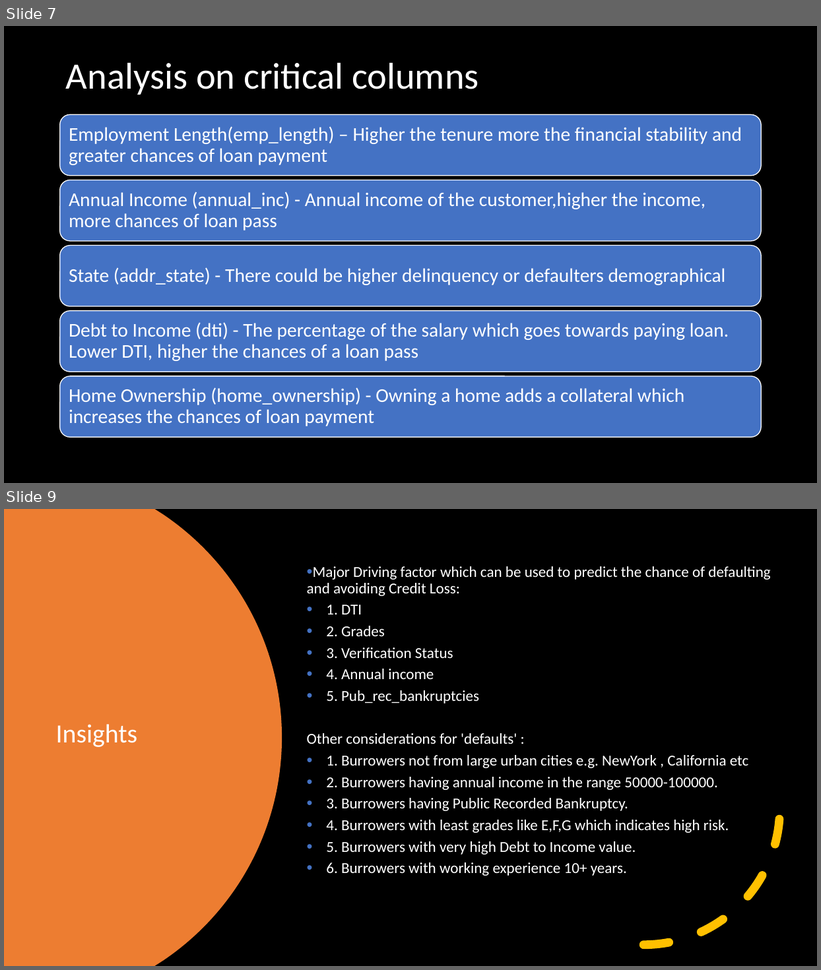
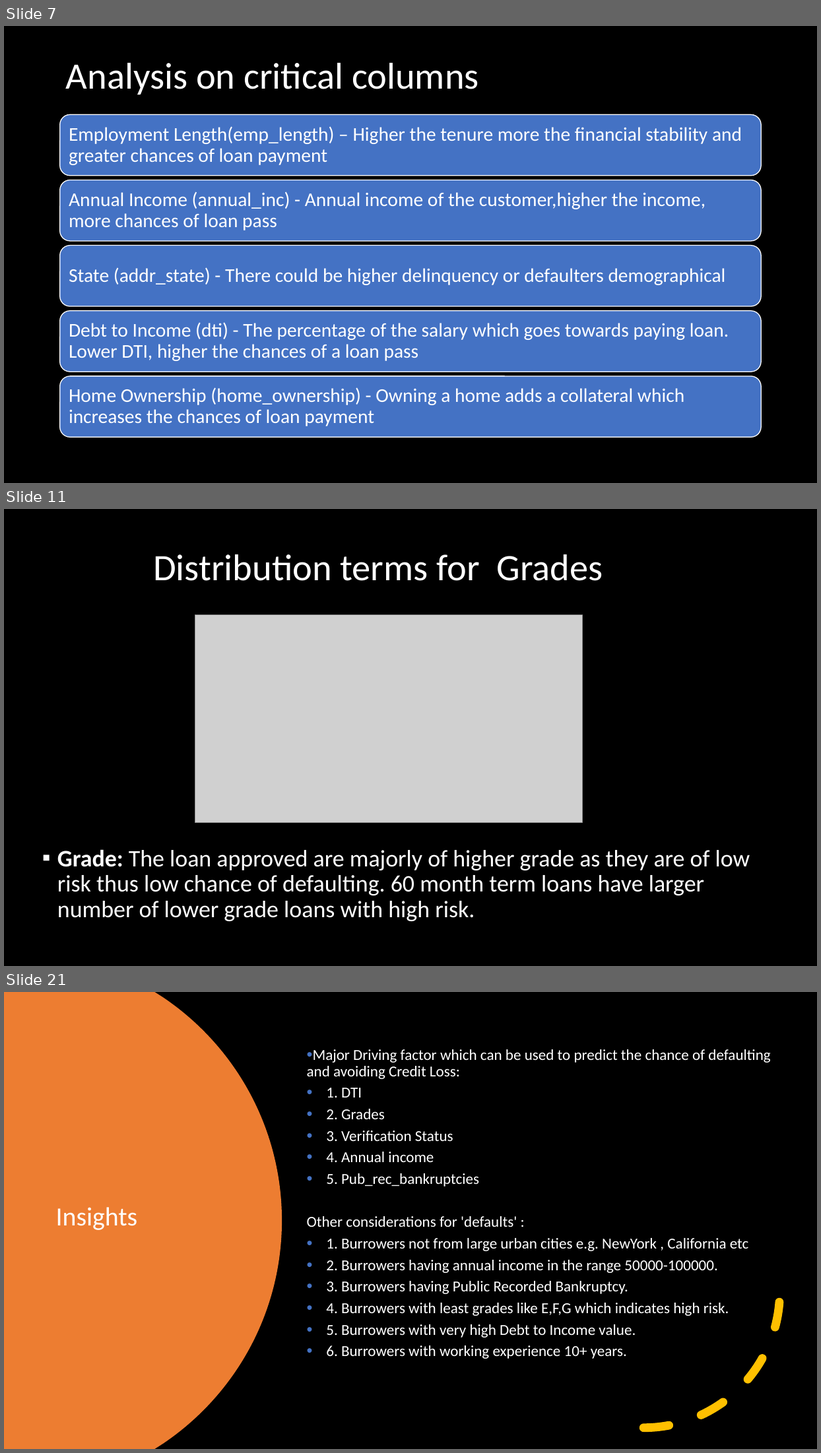
Before and after one commit to bineeshpc/case_study_01, a slide deck: UpGrad Case Study LendingClub.pptx. Shown one above the other, each under a label of ours: slides 7 and 9 before the commit, slides 7, 11 and 21 after it; the slides between them are not shown. The pictures are 821x970 and 821x1453 pixels, drawn with LibreOffice and Linux fonts; fonts in the diff are those of the drawing; grey boxes stand for pictures. Boxes give left, top, right and bottom in pixels: in the first picture for what was removed or moved away, otherwise in the second. Text is boxed around its words. In the diff, an @@ line names an element or a change of style, - is before the commit and + after.

Commit message:
Added Sample Screenshot for reference

```diff
--- a/UpGrad Case Study LendingClub.pptx
+++ b/UpGrad Case Study LendingClub.pptx
@@ slide 11 added at box(4, 509, 817, 966), background #000000 @@
@@ title added at box(153, 554, 603, 581), 44 pt, text #FFFFFF @@
+Distribution terms for Grades
@@ picture added at box(195, 615, 582, 823) @@
@@ text added at box(57, 850, 750, 921), 28 pt, text #FFFFFF @@
+▪ Grade: The loan approved are majorly of higher grade as they are of low risk thus low chance of defaulting. 60 month term loans have larger number of lower grade loans with high risk.
@@ what was slide 9 is now slide 21 @@
```
Also in this commit, not shown: 12 other slides added, 1 slide removed.
